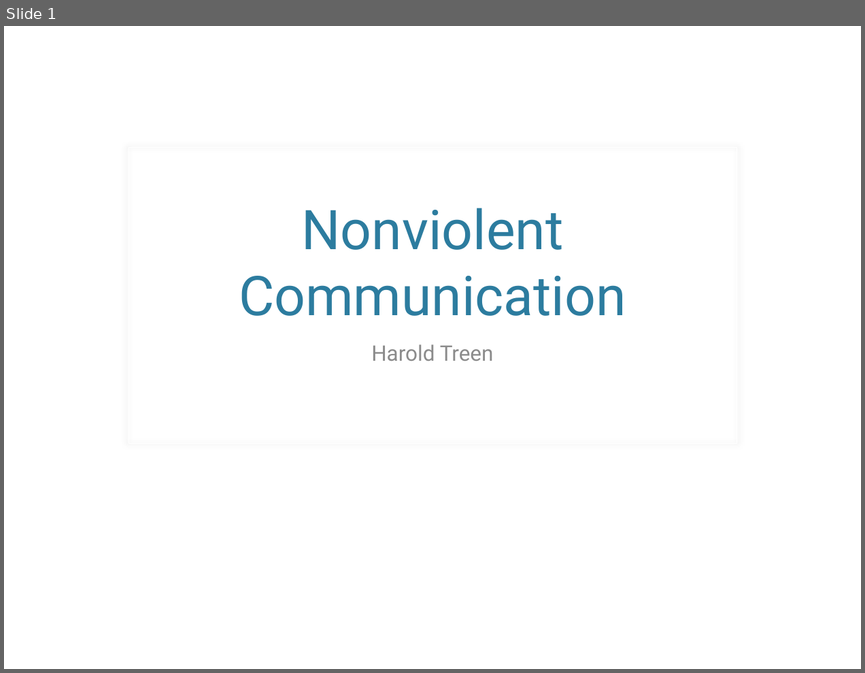
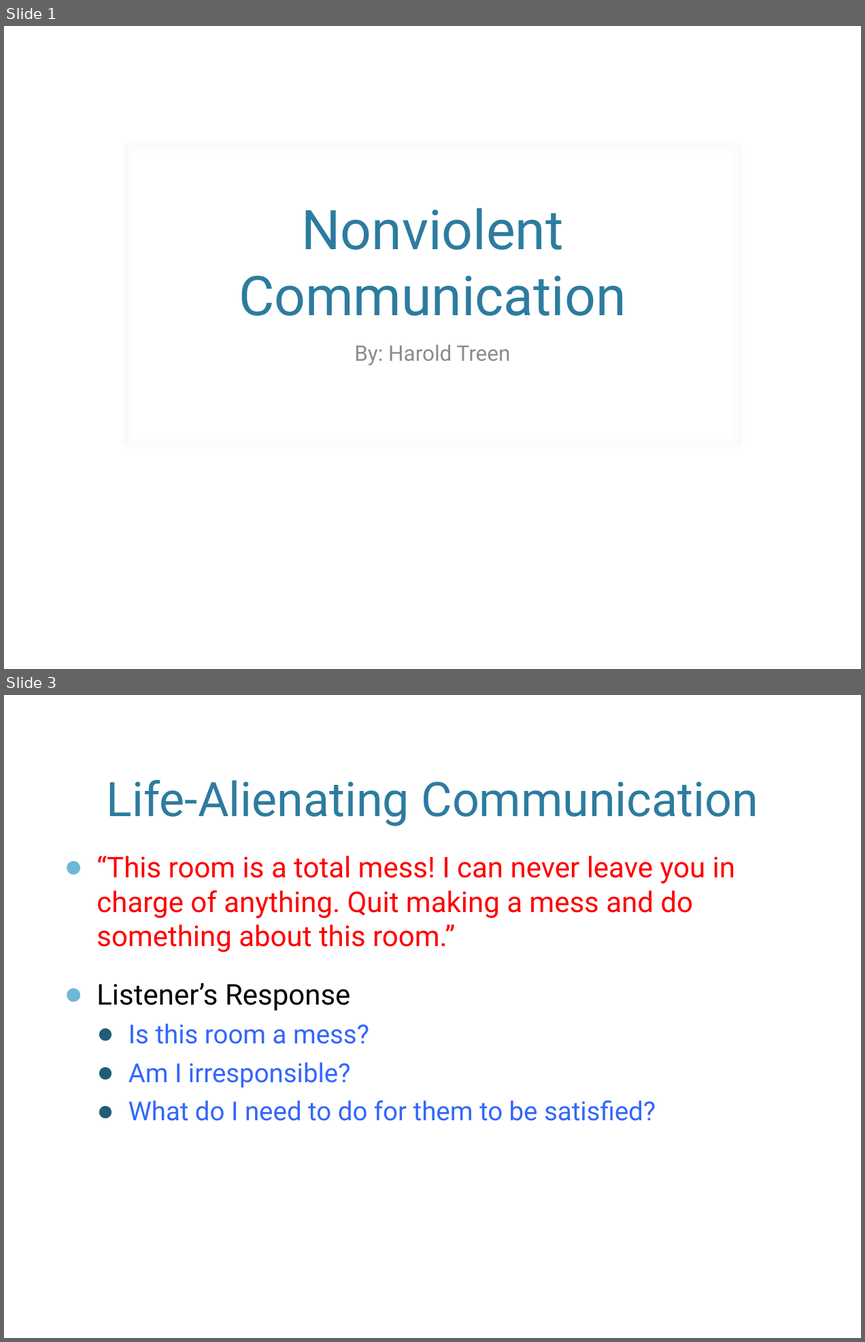
Before and after one commit to haroldtreen/RecurseCenterStuff, a slide deck: presentations/nvc.pptx. Shown one above the other, each under a label of ours: slide 1 before the commit, slides 1 and 3 after it; the slides between them are not shown. The pictures are 865x673 and 865x1342 pixels, drawn with LibreOffice and Linux fonts; fonts in the diff are those of the drawing; background and template pictures are left out. Boxes give left, top, right and bottom in pixels: in the first picture for what was removed or moved away, otherwise in the second. Text is boxed around its words. In the diff, an @@ line names an element or a change of style, - is before the commit and + after.

```diff
--- a/presentations/nvc.pptx
+++ b/presentations/nvc.pptx
@@ slide 3 added at (4,695,861,1338), background picture (left out) @@
@@ title added at (107,780,758,826), 40 pt, text #2C7C9F @@
+Life-Alienating Communication
@@ text added at (96,855,735,1121), 24 pt, text #FF0000 @@
+● “This room is a total mess! I can never leave you in charge of anything. Quit making a mess and do something about this room.”
+● Listener’s Response
+  ● Is this room a mess?
+  ● Am I irresponsible?
+  ● What do I need to do for them to be satisfied?
@@ slide 1 changed as well @@
@@ subtitle at (354,344,511,365): text changed @@
-Harold Treen
+By: Harold Treen
```
Also in this commit, not shown: 10 other slides added.
